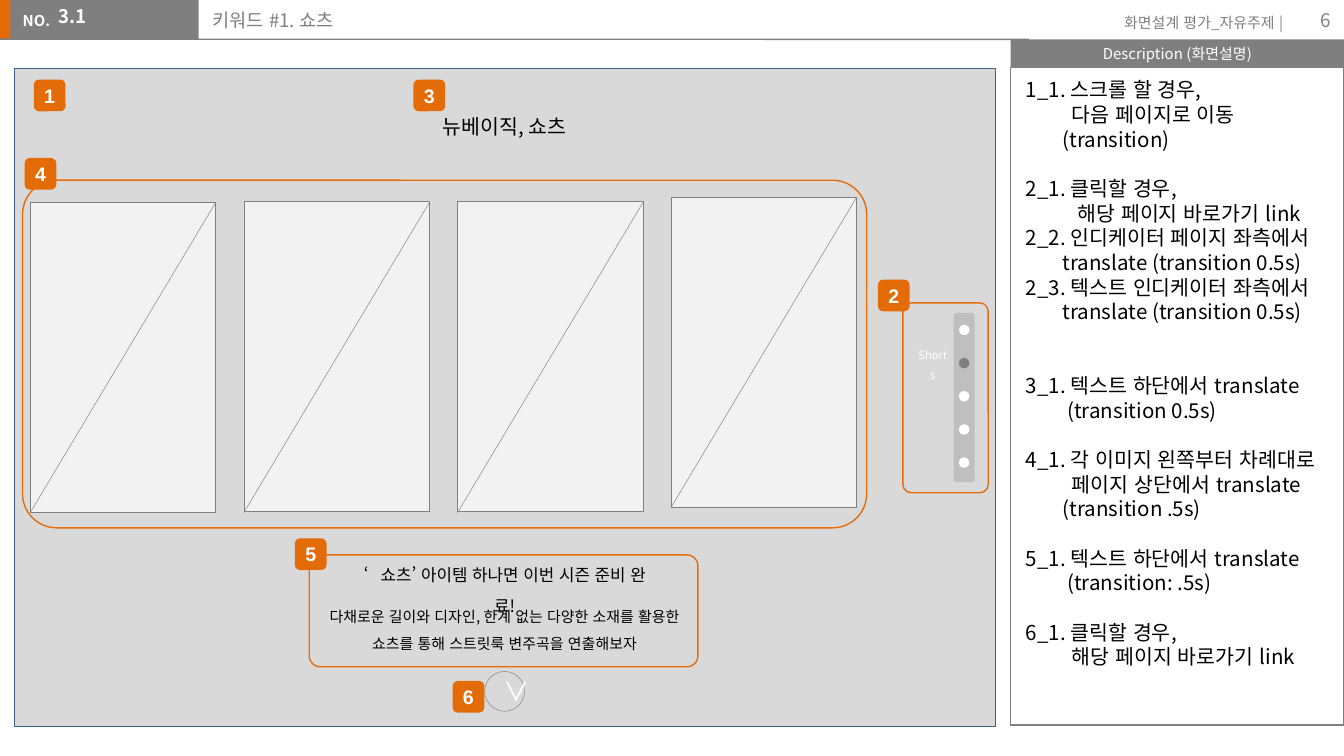
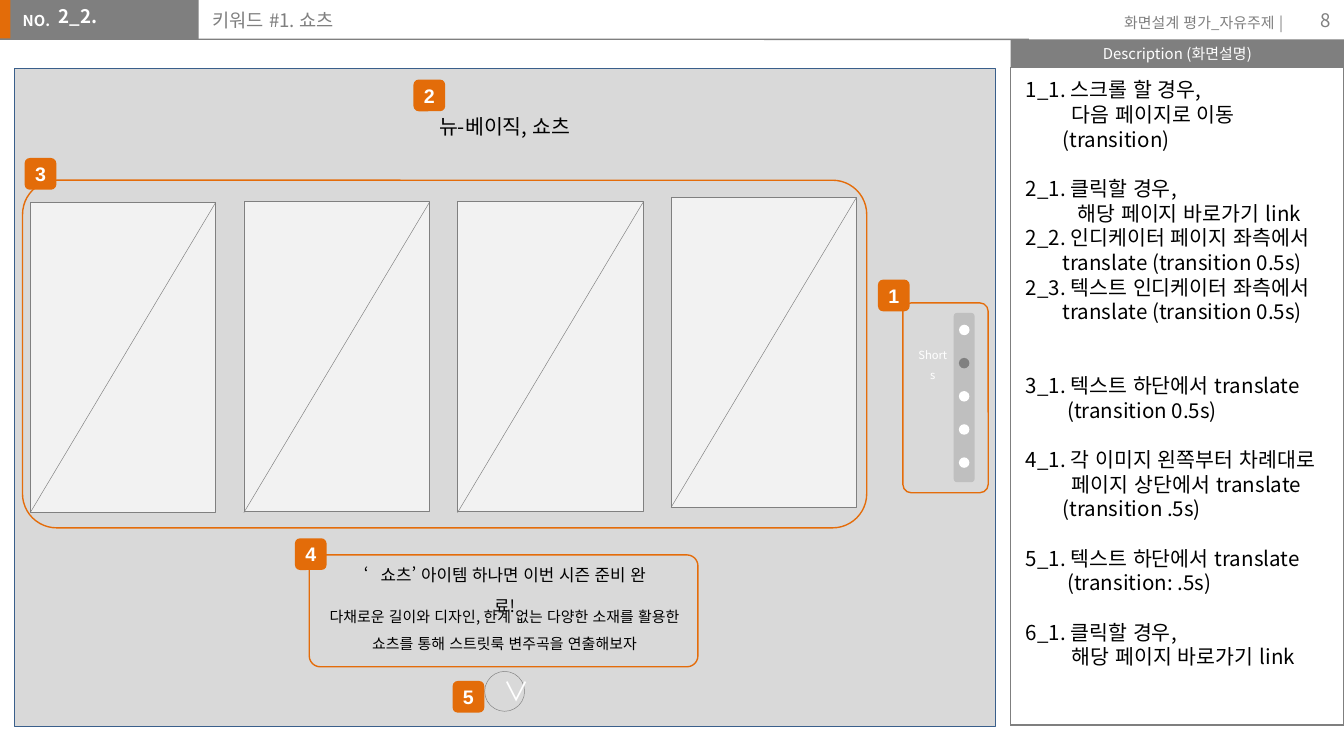
Before and after one commit to chaemilee9012/TIL2020, a slide deck: slide 8 of assignment/storyboard/이채미.pptx (slide 6 before the commit). Drawn at 1344x756 pixels with LibreOffice and Linux fonts; fonts in the diff are those of the drawing. Boxes give left, top, right and bottom in pixels: in the first picture for what was removed or moved away, otherwise in the second. Text is boxed around its words. In the diff, an @@ line names an element or a change of style, - is before the commit and + after.

```diff
--- a/assignment/storyboard/이채미.pptx
+++ b/assignment/storyboard/이채미.pptx
@@ text at (x1=59, y1=9, x2=98, y2=26): text changed @@
-3.1
+2_2.
@@ page number at (x1=1320, y1=13, x2=1330, y2=27): text changed @@
-6
+8
@@ rounded rectangle removed at (x1=34, y1=79, x2=66, y2=112) @@
-1
@@ text in rounded rectangle at (x1=424, y1=89, x2=435, y2=103): text changed @@
-3
+2
@@ text at (x1=439, y1=117, x2=570, y2=138): text changed @@
-뉴베이직, 쇼츠
+뉴-베이직, 쇼츠
@@ text in rounded rectangle at (x1=35, y1=167, x2=46, y2=182): text changed @@
-4
+3
@@ text in rounded rectangle at (x1=888, y1=289, x2=899, y2=303): text changed @@
-2
+1
@@ text in rounded rectangle at (x1=305, y1=547, x2=316, y2=561): text changed @@
-5
+4
@@ text in rounded rectangle at (x1=463, y1=690, x2=474, y2=704): text changed @@
-6
+5
```
Also in this commit, not shown: 7 other slides changed, 6 slides added, 5 other files.
